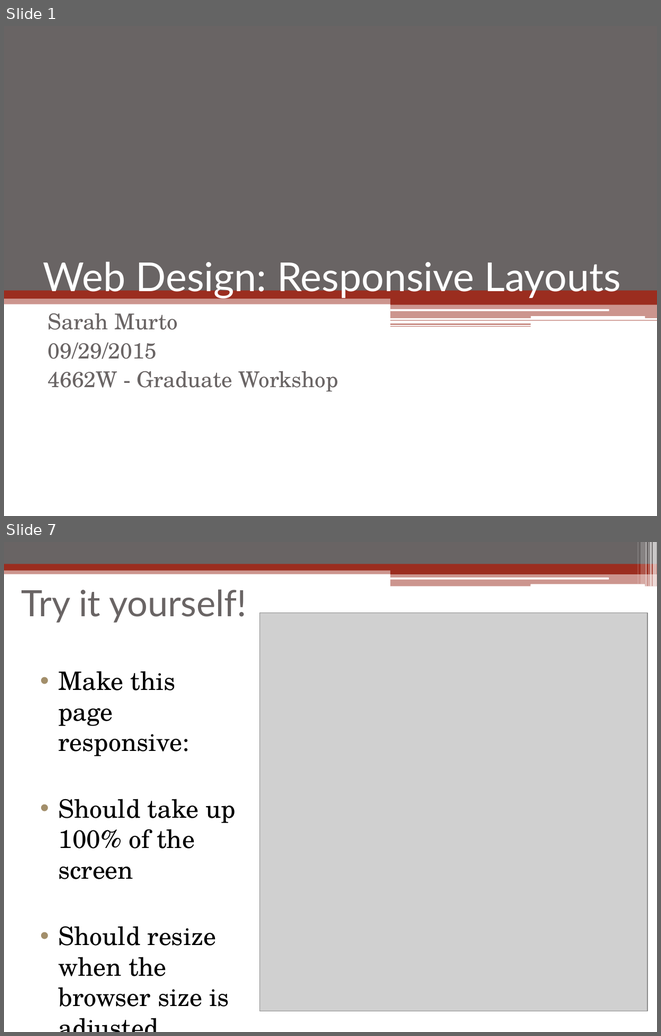
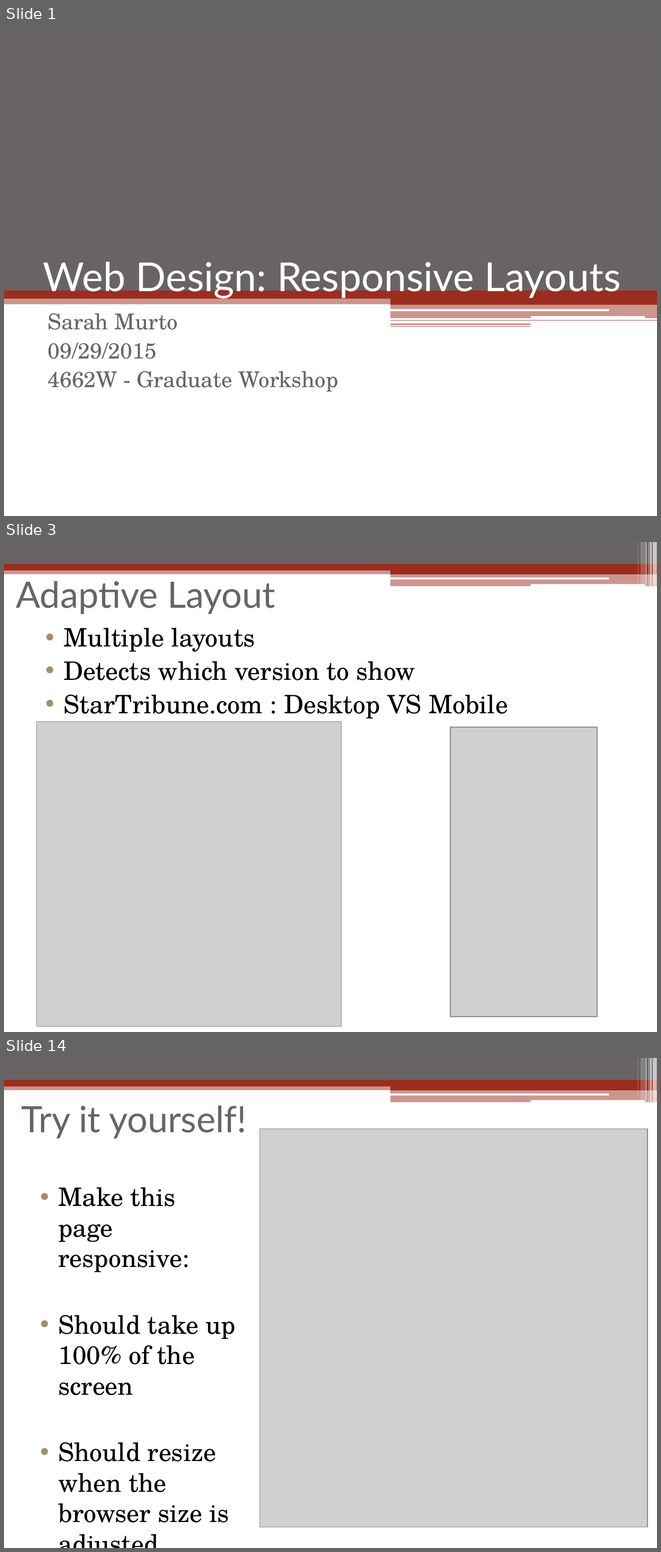
Before and after one commit to linuxbo/WriteDigTech, a slide deck: Workshop/Workshop_Sarah_Murto.pptx. Shown one above the other, each under a label of ours: slides 1 and 7 before the commit, slides 1, 3 and 14 after it; the slides between them are not shown. The pictures are 661x1036 and 661x1552 pixels, drawn with LibreOffice and Linux fonts; fonts in the diff are those of the drawing; grey boxes stand for pictures. Boxes give left, top, right and bottom in pixels: in the first picture for what was removed or moved away, otherwise in the second. Text is boxed around its words. In the diff, an @@ line names an element or a change of style, - is before the commit and + after.

```diff
--- a/Workshop/Workshop_Sarah_Murto.pptx
+++ b/Workshop/Workshop_Sarah_Murto.pptx
@@ slide 3 added at <box>4,542,657,1032</box>, background #FFFFFF; not listed: 13 template elements that a slide beside it also shows @@
@@ title added at <box>16,581,275,614</box>, 40 pt, text #696464 @@
+Adaptive Layout
@@ text added at <box>64,627,508,718</box>, 28 pt, text #000000 @@
+• Multiple layouts
+• Detects which version to show
+• StarTribune.com : Desktop VS Mobile
@@ picture added at <box>37,722,342,1026</box> @@
@@ picture added at <box>450,727,597,1016</box> @@
@@ what was slide 7 is now slide 14 @@
```
Also in this commit, not shown: 5 slides changed, 10 other slides added, 5 slides removed, 1 other file.
